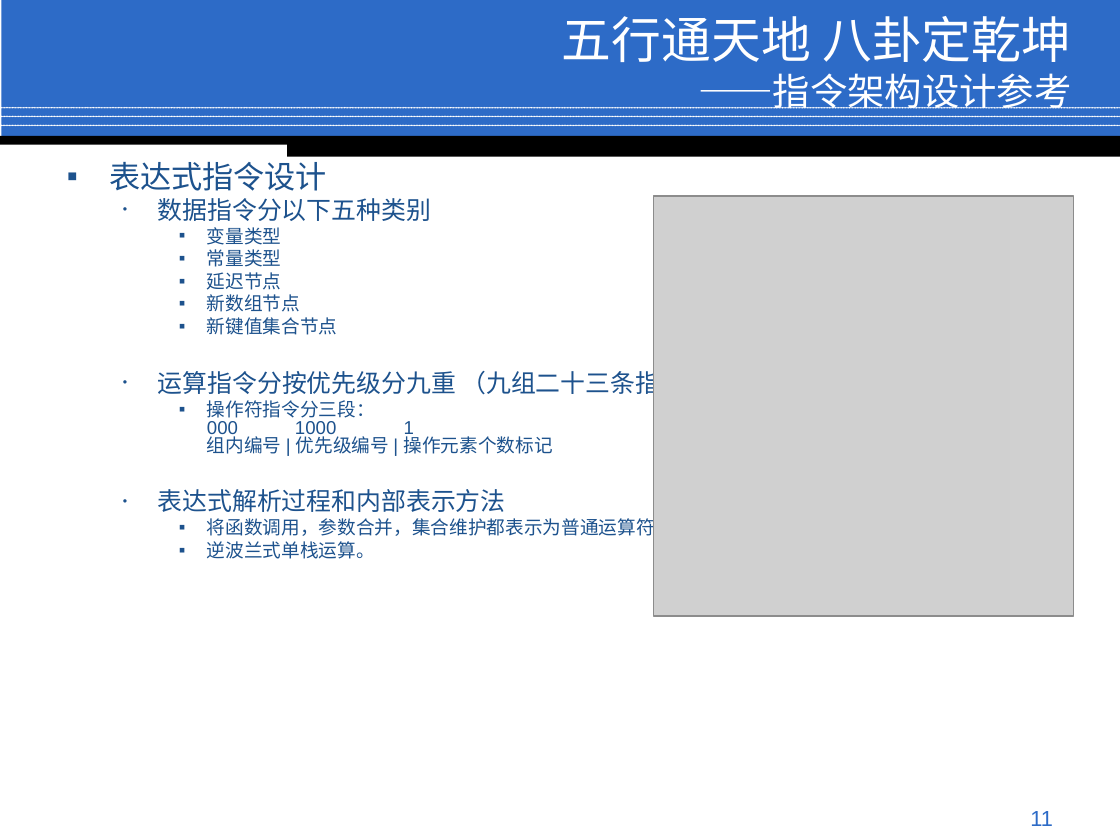
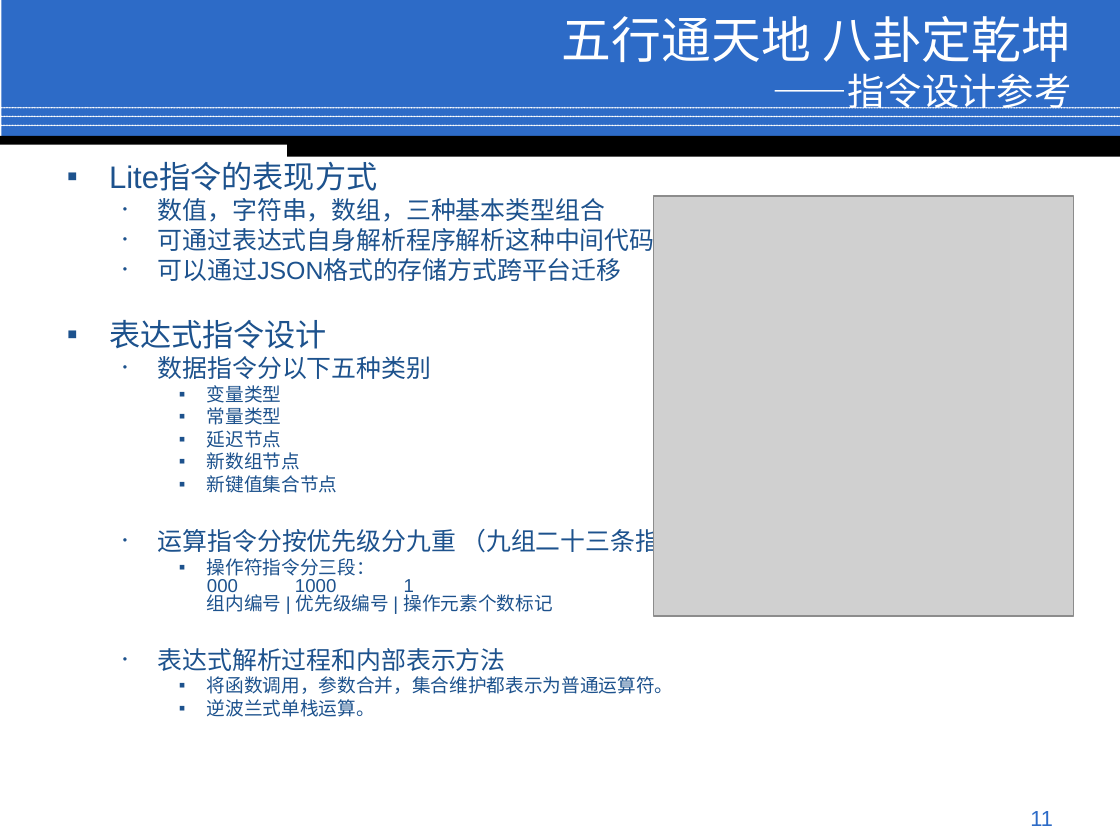
Before and after one commit to jindw/lite, a slide deck: slide 11 of trunk/Lite/web/doc/Preview.ppt. Drawn at 1120x840 pixels with LibreOffice and Linux fonts; fonts in the diff are those of the drawing; grey boxes stand for pictures; background and template pictures are left out. Boxes give left, top, right and bottom in pixels: in the first picture for what was removed or moved away, otherwise in the second. Text is boxed around its words. In the diff, an @@ line names an element or a change of style, - is before the commit and + after.

```diff
--- a/trunk/Lite/web/doc/Preview.ppt
+++ b/trunk/Lite/web/doc/Preview.ppt
@@ title at [562, 16, 1072, 109]: text changed @@
-五行通天地 八卦定乾坤
-——指令架构设计参考
+五行通天地 八卦定乾坤
+——指令设计参考
@@ text at [109, 163, 654, 281]: paragraphs added @@
+▪ Lite指令的表现方式
+  • 数值，字符串，数组，三种基本类型组合
+  • 可通过表达式自身解析程序解析这种中间代码
+  • 可以通过JSON格式的存储方式跨平台迁移
```
Also in this commit, not shown: 8 other slides changed.
